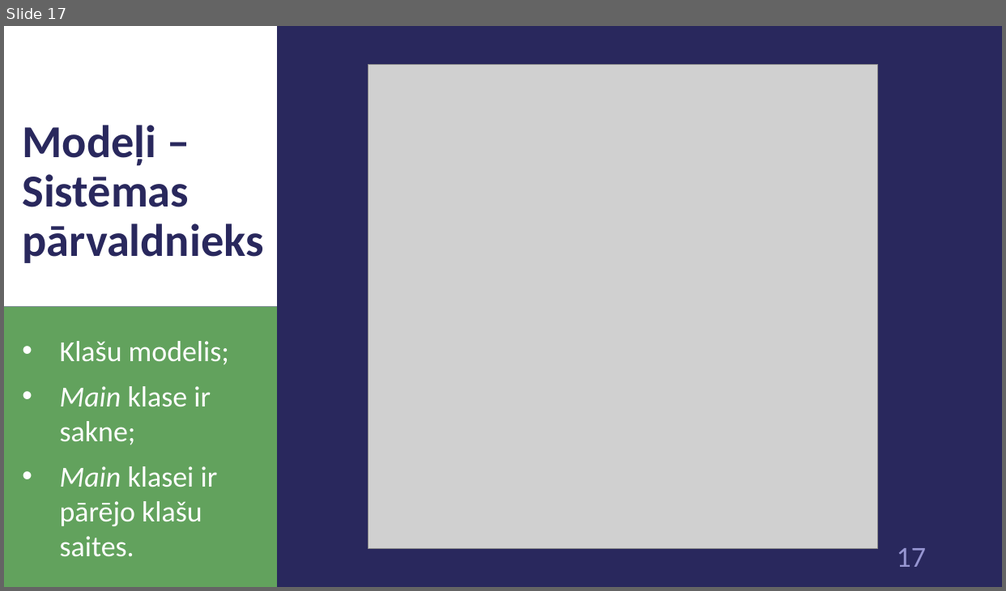
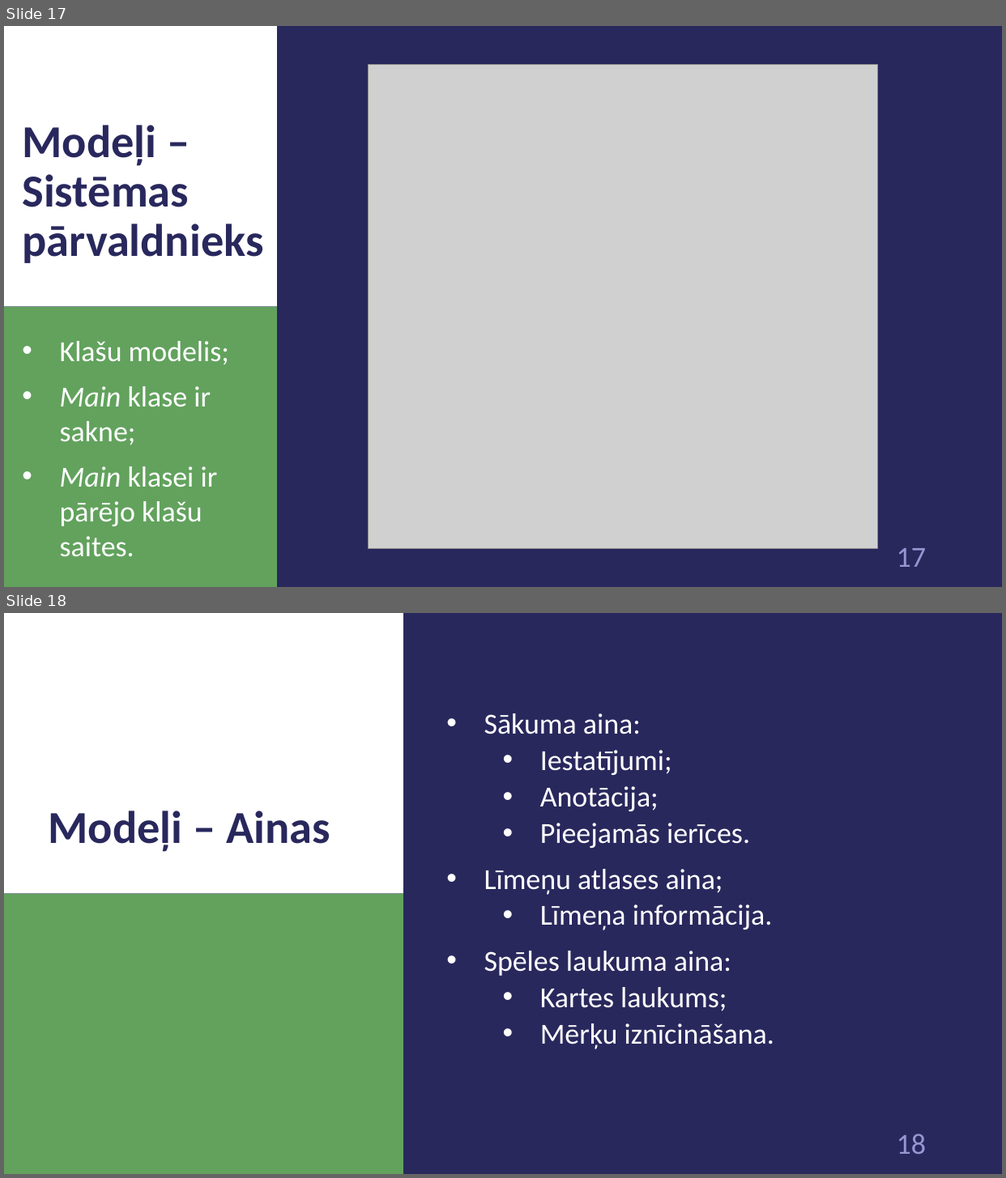
Before and after one commit to 1ivyatan/drumstalotajs, a slide deck: Documentation/Prezentācija.pptx. Shown one above the other, each under a label of ours: slide 17 before the commit, slides 17 and 18 after it. The pictures are 1006x591 and 1006x1178 pixels, drawn with LibreOffice and Linux fonts; fonts in the diff are those of the drawing; grey boxes stand for pictures. Boxes give left, top, right and bottom in pixels: in the first picture for what was removed or moved away, otherwise in the second. Text is boxed around its words. In the diff, an @@ line names an element or a change of style, - is before the commit and + after.

```diff
--- a/Documentation/Prezentācija.pptx
+++ b/Documentation/Prezentācija.pptx
@@ slide 18 added at [4,613,1002,1174], background #29285D; not listed: 1 template element that a slide beside it also shows @@
@@ rectangle added at [4,613,403,894], fill #FFFFFF @@
@@ text added at [484,713,774,1050], 28 pt, text #FFFFFF @@
+• Sākuma aina:
+  • Iestatījumi;
+  • Anotācija;
+  • Pieejamās ierīces.
+• Līmeņu atlases aina;
+  • Līmeņa informācija.
+• Spēles laukuma aina:
+  • Kartes laukums;
+  • Mērķu iznīcināšana.
@@ title added at [49,811,330,852], 44 pt, text #29285D, bold @@
+Modeļi – Ainas
@@ rectangle added at [4,894,403,1174], fill #62A25D @@
```
Also in this commit, not shown: 4 slides changed, 12 other slides added, 1 slide removed.
